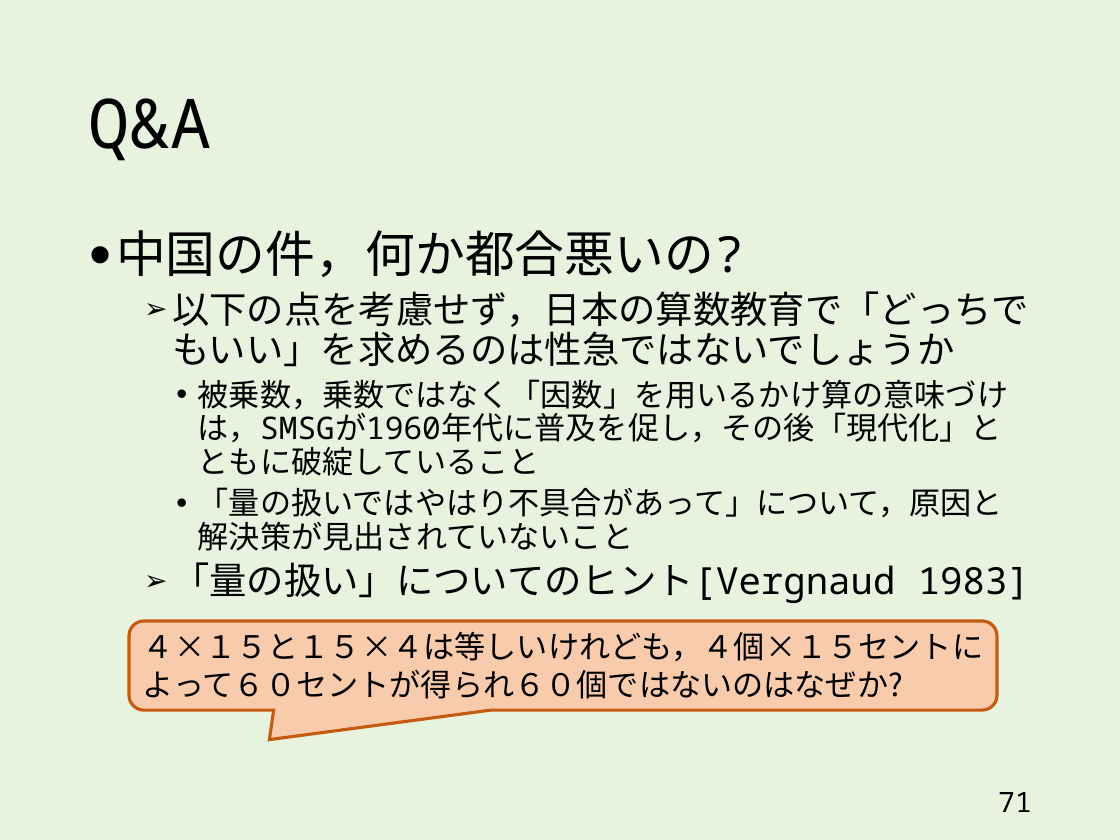
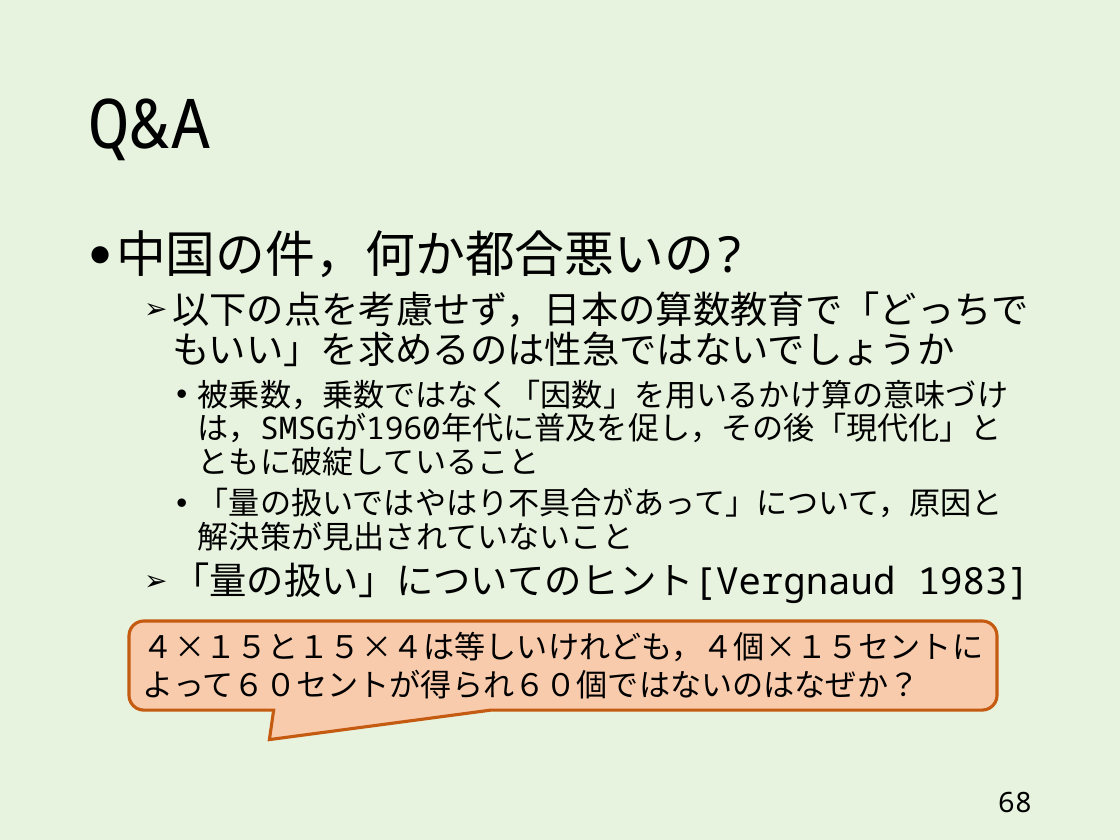
Before and after one commit to takehiko/dealout, a slide deck: slide 68 of slides/2x3_3x2_v4.pptx (slide 71 before the commit). Drawn at 1120x840 pixels with LibreOffice and Linux fonts; fonts in the diff are those of the drawing. Boxes give left, top, right and bottom in pixels: in the first picture for what was removed or moved away, otherwise in the second. Text is boxed around its words. In the diff, an @@ line names an element or a change of style, - is before the commit and + after.

```diff
--- a/slides/2x3_3x2_v4.pptx
+++ b/slides/2x3_3x2_v4.pptx
@@ text at bbox=[143, 669, 920, 699]: text changed @@
-よって６０セントが得られ６０個ではないのはなぜか?
+よって６０セントが得られ６０個ではないのはなぜか？
@@ page number at bbox=[998, 791, 1032, 813]: text changed @@
-71
+68
```
Also in this commit, not shown: 17 other slides changed, 1 slide added, 3 slides removed, 1 other file.
